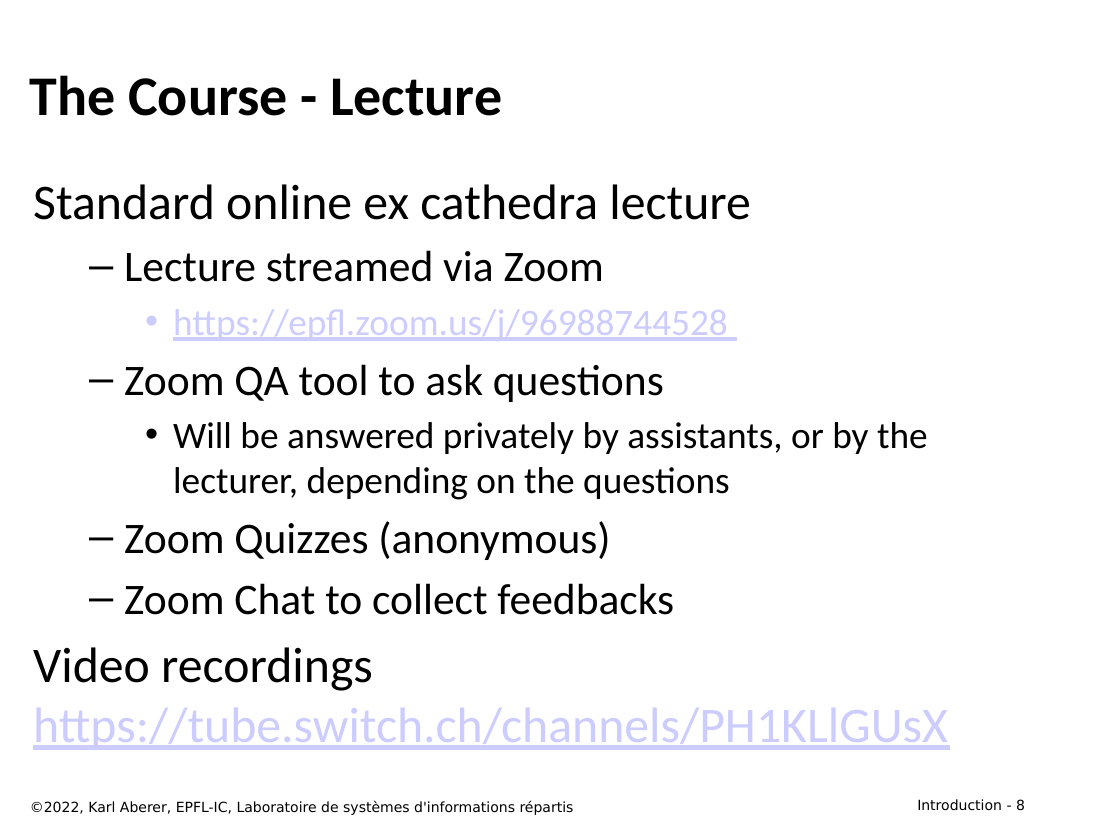
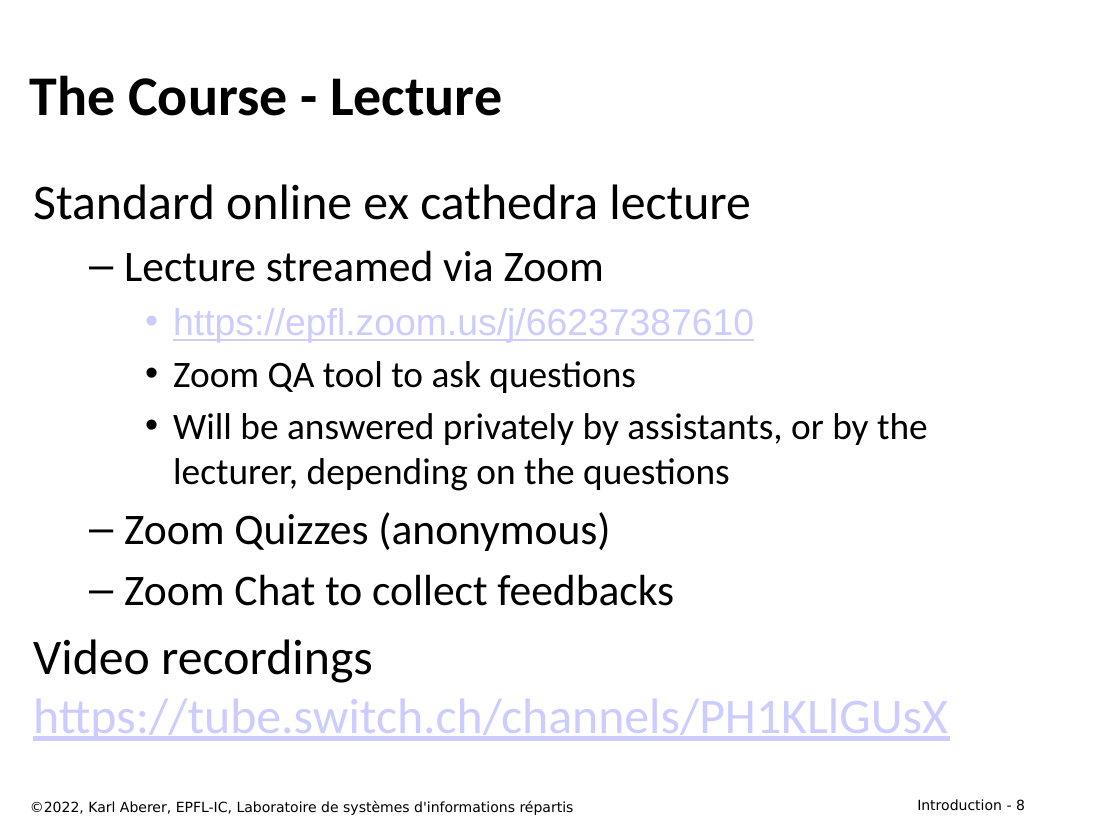
Before and after one commit to LSIR/DIS, a slide deck: slide 8 of Lectures/week 1/week 1 - Course Information 2022.pptx. Drawn at 1120x840 pixels with LibreOffice and Linux fonts; fonts in the diff are those of the drawing. Boxes give left, top, right and bottom in pixels: in the first picture for what was removed or moved away, otherwise in the second. Text is boxed around its words. In the diff, an @@ line names an element or a change of style, - is before the commit and + after.

```diff
--- a/Lectures/week 1/week 1 - Course Information 2022.pptx
+++ b/Lectures/week 1/week 1 - Course Information 2022.pptx
@@ text at box(173, 308, 754, 342): text changed; font Calibri to Arial @@
-    • https://epfl.zoom.us/j/96988744528
+    • https://epfl.zoom.us/j/66237387610
@@ text at box(173, 361, 636, 393): size 28 to 24 pt in "Zoom QA tool to ask questions"; bullet – to •; list level 2 to 3 in "Zoom QA tool to ask ..." @@
```
Also in this commit, not shown: 3 other slides changed, 3 other files.
